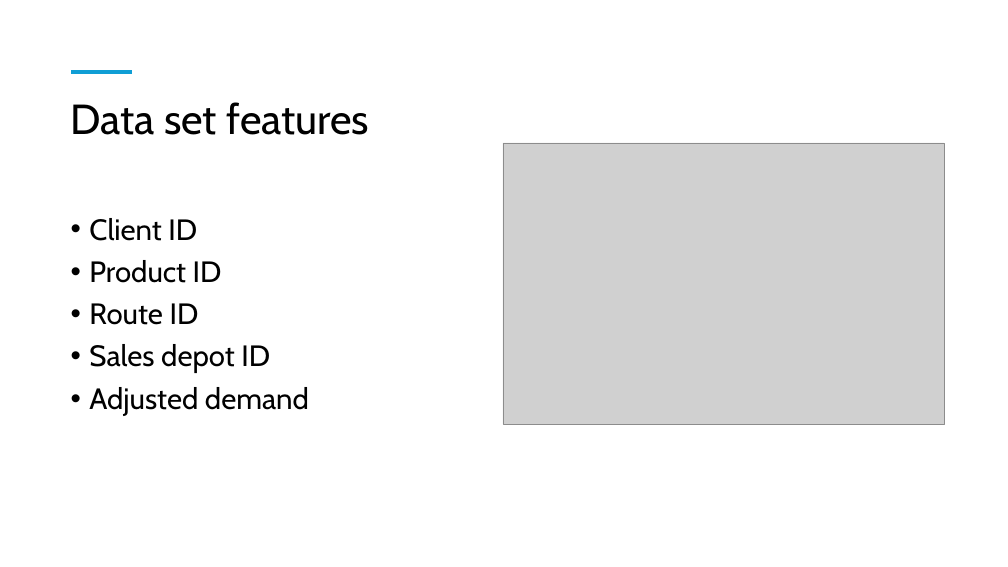
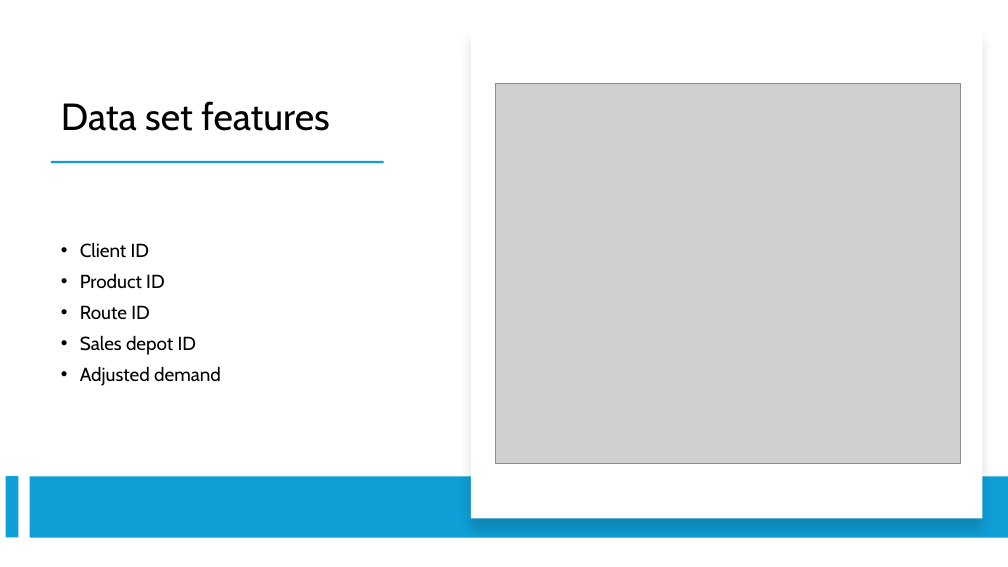
Before and after one commit to ElliotBlackstone/EWinter25_Product_Inventory, a slide deck: slide 4 of Predicting product demand.pptx. Drawn at 1008x567 pixels with LibreOffice and Linux fonts; fonts in the diff are those of the drawing; grey boxes stand for pictures. Boxes give left, top, right and bottom in pixels: in the first picture for what was removed or moved away, otherwise in the second. Text is boxed around its words. In the diff, an @@ line names an element or a change of style, - is before the commit and + after.

```diff
--- a/Predicting product demand.pptx
+++ b/Predicting product demand.pptx
@@ rectangle added at <box>471,29,982,519</box>, fill #FFFFFF @@
@@ title "Data set features": place and size @@
-title "Data set features" at <box>71,102,370,135</box>
+title "Data set features" at <box>61,101,329,131</box>
@@ title "Data set features" at <box>61,101,329,131</box>: size 40 to 36 pt; vertical alignment top to bottom @@
@@ line removed from (71, 72) to (132, 72) @@
@@ picture: place and size @@
-picture at <box>503,143,944,424</box>
+picture at <box>495,84,960,464</box>
@@ rectangle added at <box>51,161,383,163</box>, fill #0F9ED5 @@
@@ text "Client ID": place and size @@
-text "Client ID" at <box>89,218,309,416</box>
+text "Client ID" at <box>80,242,221,386</box>
@@ text "Client ID" at <box>80,242,221,386</box>: size 28 to 18 pt; vertical alignment top to middle @@
@@ rectangle added at <box>5,476,18,538</box>, fill #0F9ED5 @@
@@ rectangle added at <box>30,477,1008,538</box>, fill #0F9ED5 @@
```
Also in this commit, not shown: 2 other slides changed, 1 other file.
